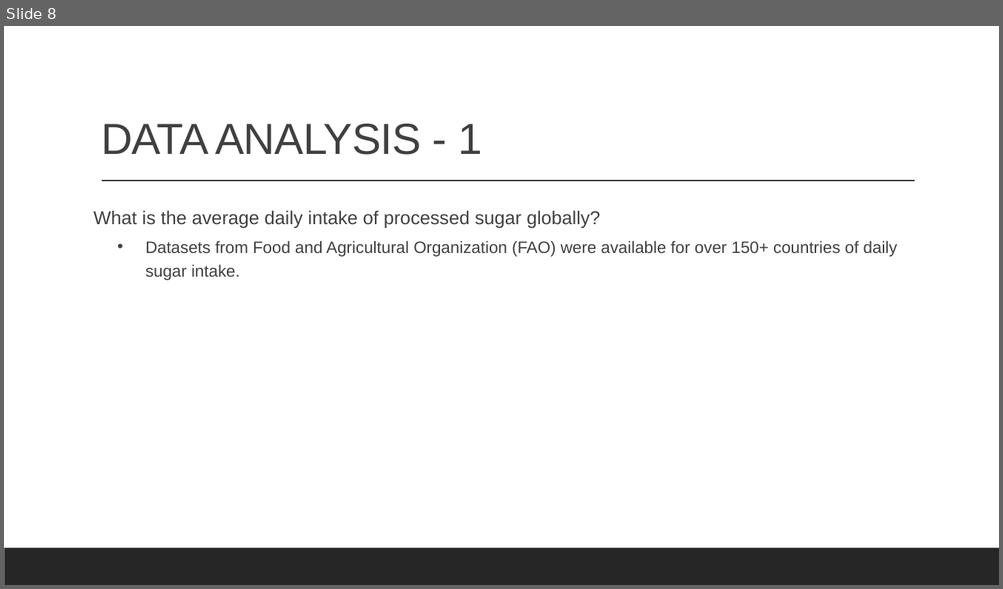
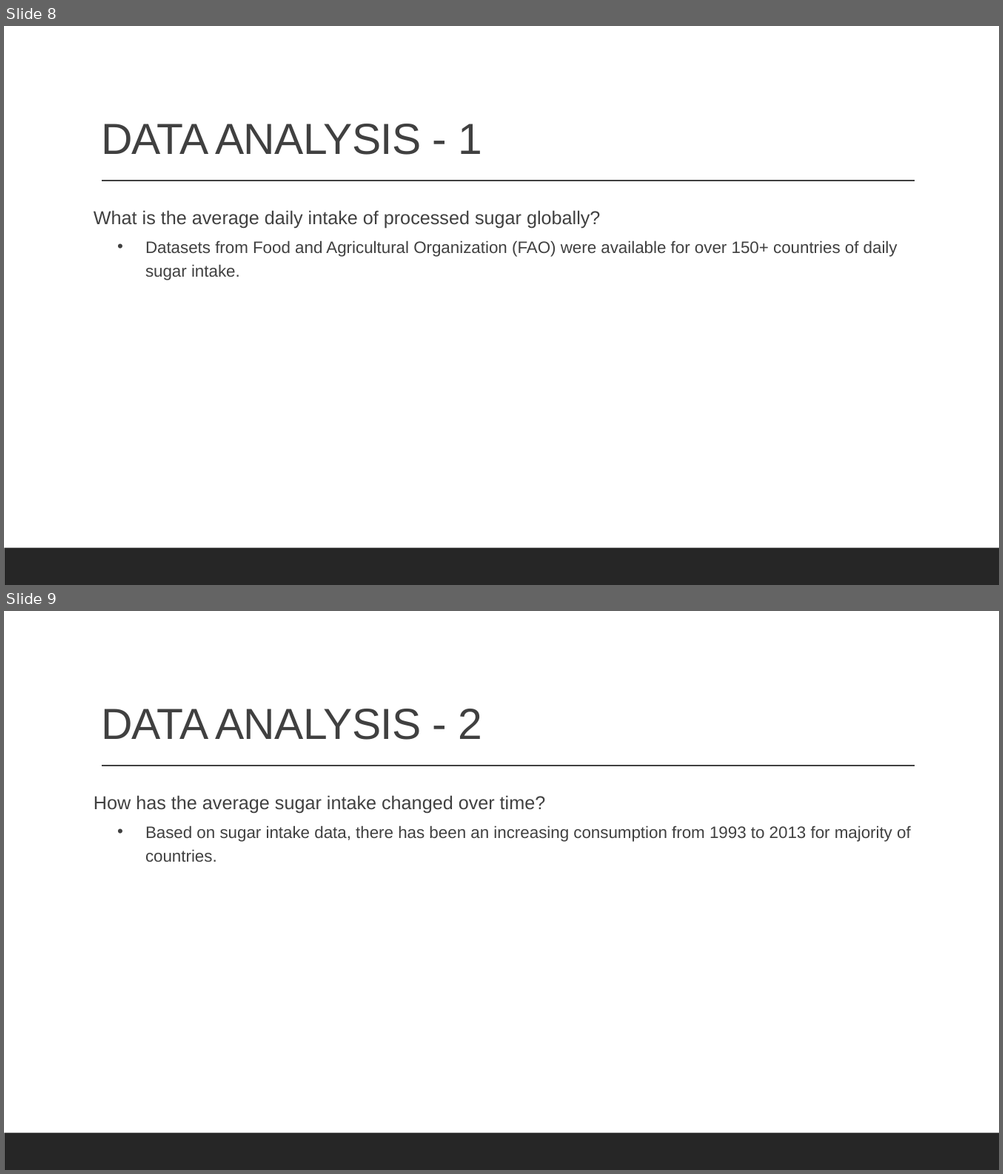
Before and after one commit to cbeachey/project1_influencers, a slide deck: Effects of Sugar Consumption.pptx. Shown one above the other, each under a label of ours: slide 8 before the commit, slides 8 and 9 after it. The pictures are 1003x589 and 1003x1174 pixels, drawn with LibreOffice and Linux fonts; fonts in the diff are those of the drawing. Boxes give left, top, right and bottom in pixels: in the first picture for what was removed or moved away, otherwise in the second. Text is boxed around its words. In the diff, an @@ line names an element or a change of style, - is before the commit and + after.

```diff
--- a/Effects of Sugar Consumption.pptx
+++ b/Effects of Sugar Consumption.pptx
@@ slide 9 added at (4,611,999,1170), background #FFFFFF; not listed: 2 template elements that a slide beside it also shows @@
@@ title added at (101,709,482,740), 42 pt, text #404040 @@
+DATA ANALYSIS - 2
@@ text added at (94,795,910,862), 16 pt, text #404040 @@
+How has the average sugar intake changed over time?
+  • Based on sugar intake data, there has been an increasing consumption from 1993 to 2013 for majority of countries.
```
Also in this commit, not shown: 3 slides changed, 7 other slides added, 2 slides removed, 1 other file.
